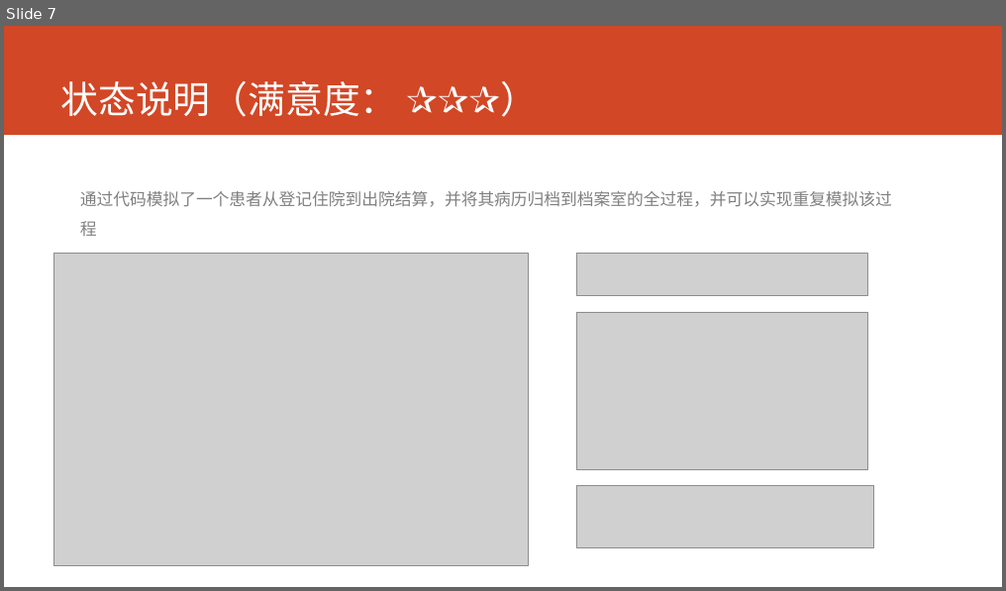
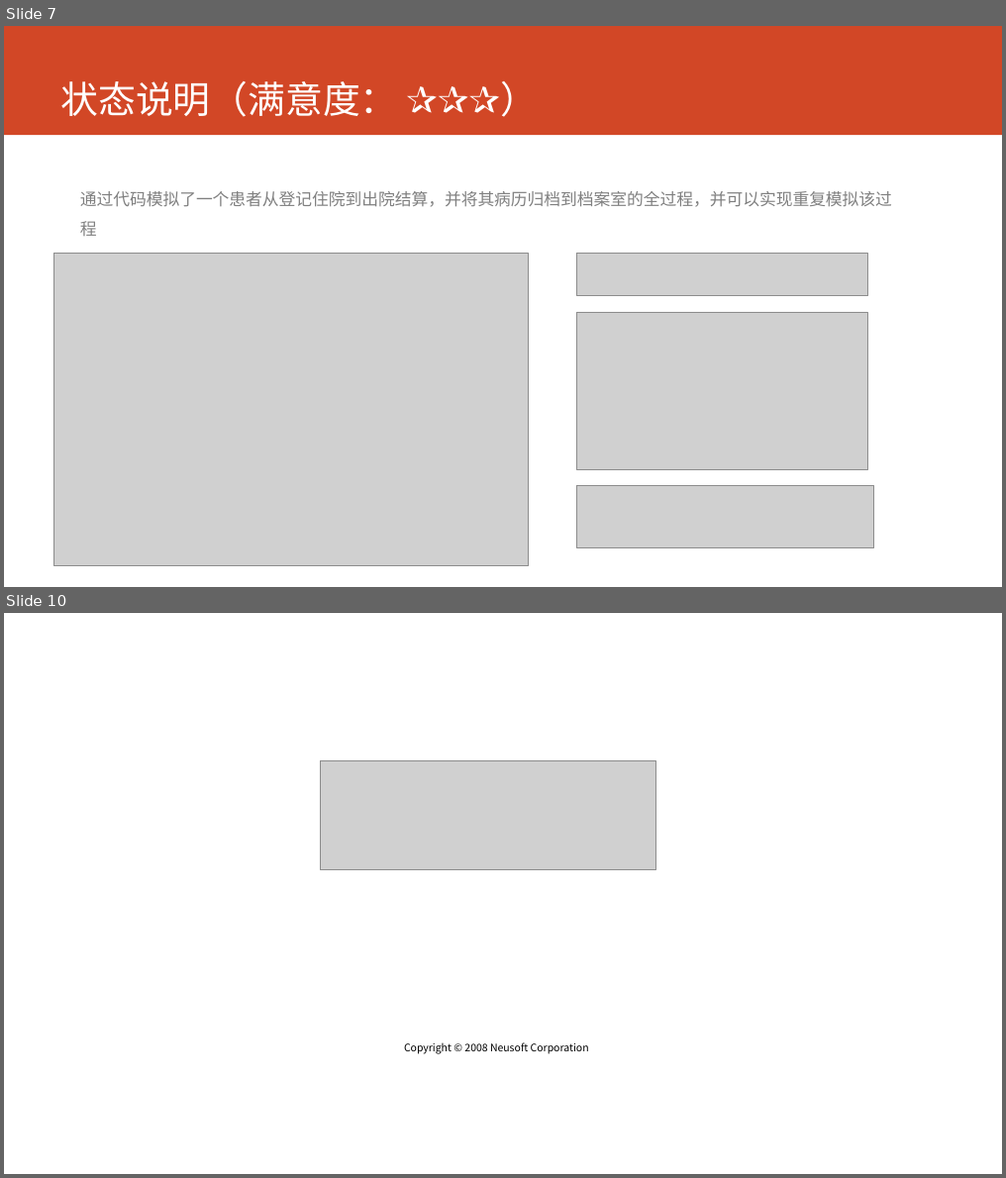
Before and after one commit to AppSecAI-TEST/hospital, a slide deck: doc/状态报告 2017-2-27.pptx. Shown one above the other, each under a label of ours: slide 7 before the commit, slides 7 and 10 after it; the slides between them are not shown. The pictures are 1006x591 and 1006x1178 pixels, drawn with LibreOffice and Linux fonts; fonts in the diff are those of the drawing; grey boxes stand for pictures. Boxes give left, top, right and bottom in pixels: in the first picture for what was removed or moved away, otherwise in the second. Text is boxed around its words. In the diff, an @@ line names an element or a change of style, - is before the commit and + after.

```diff
--- a/doc/状态报告 2017-2-27.pptx
+++ b/doc/状态报告 2017-2-27.pptx
@@ slide 10 added at bbox=[4, 613, 1002, 1174], background #FFFFFF @@
@@ picture added at bbox=[320, 761, 656, 870] @@
@@ text added at bbox=[404, 1043, 589, 1055], 10 pt, text #000000 @@
+Copyright © 2008 Neusoft Corporation
```
Also in this commit, not shown: 4 slides changed, 1 slide removed.
